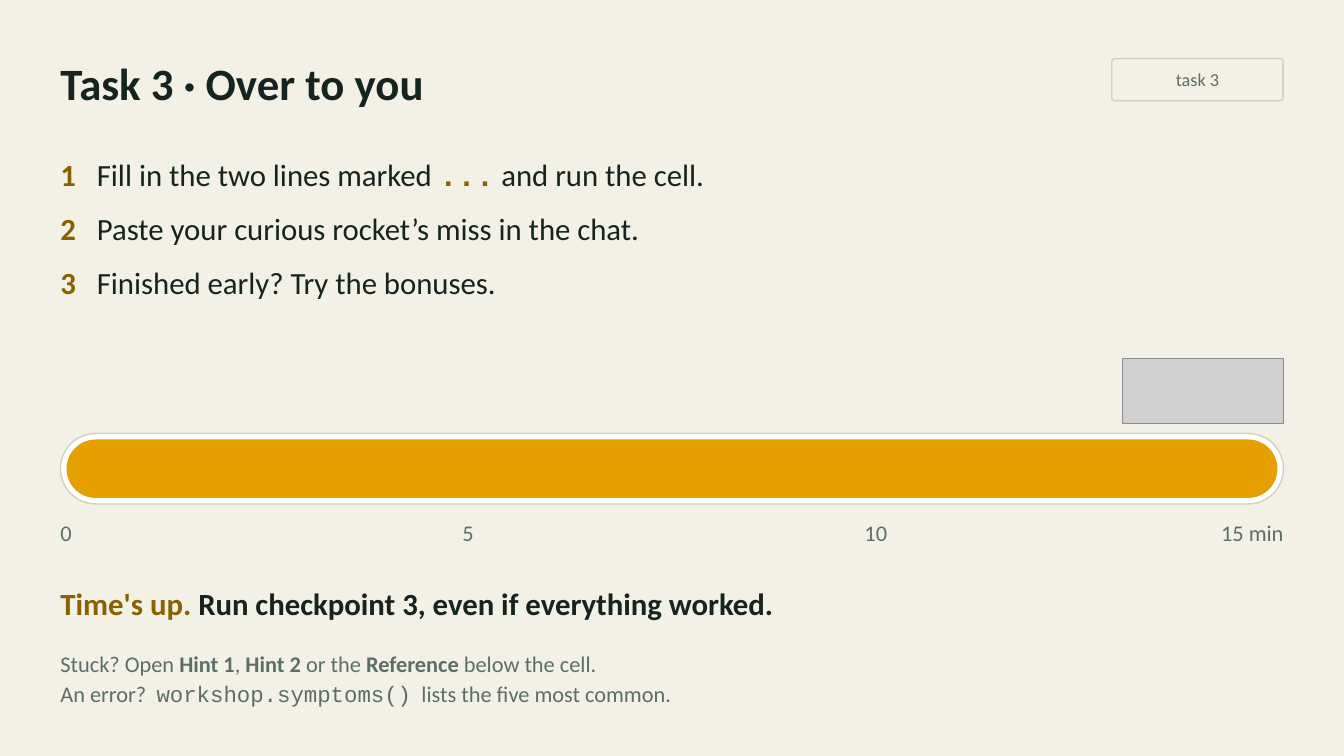
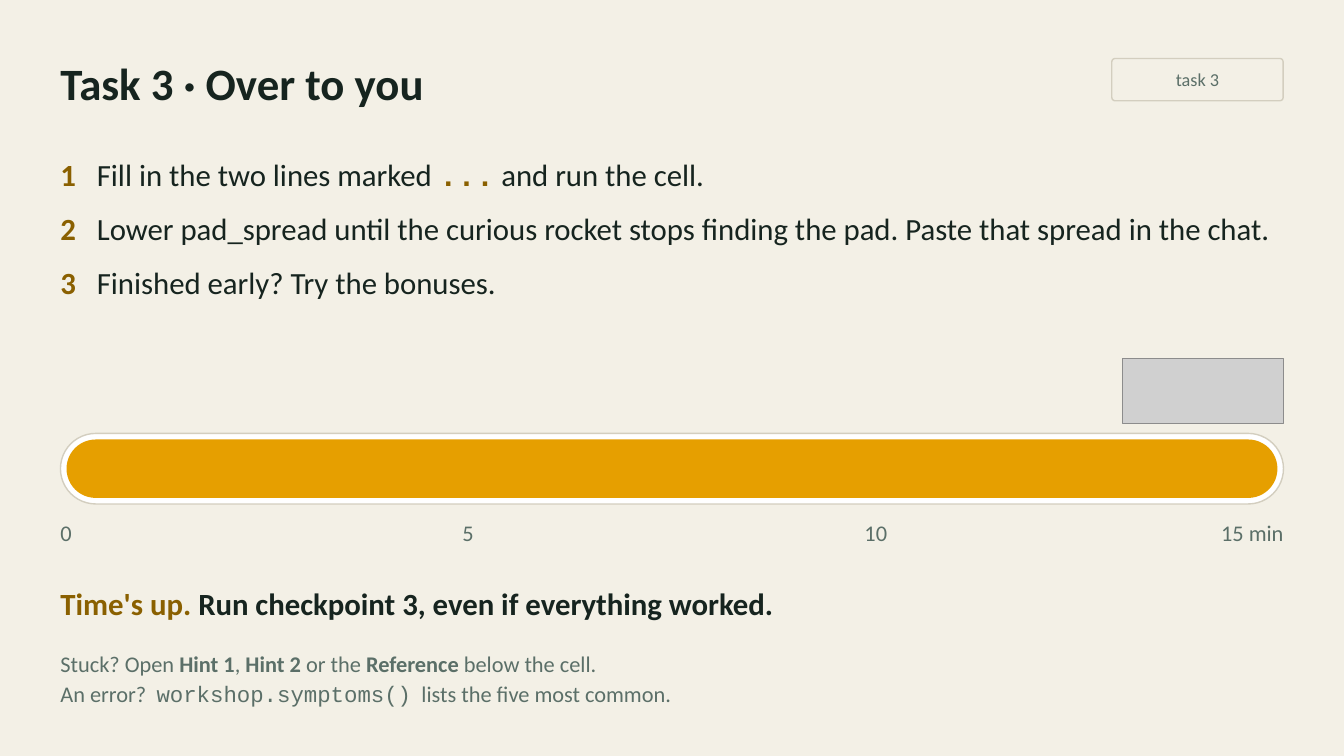
Before and after one commit to inferogenesis/cpomdp-workshop, a slide deck: slide 16 of deck/cpomdp_symposium_2026.pptx. Drawn at 1344x756 pixels with LibreOffice and Linux fonts; fonts in the diff are those of the drawing; grey boxes stand for pictures. Boxes give left, top, right and bottom in pixels: in the first picture for what was removed or moved away, otherwise in the second. Text is boxed around its words. In the diff, an @@ line names an element or a change of style, - is before the commit and + after.

Commit message:
feat: make Task 3's chat number the pad spread where the curious rocket stops finding the pad

```diff
--- a/deck/cpomdp_symposium_2026.pptx
+++ b/deck/cpomdp_symposium_2026.pptx
@@ text at [60, 218, 1270, 246]: text changed @@
-2 Paste your curious rocket’s miss in the chat.
+2 Lower pad_spread until the curious rocket stops finding the pad. Paste that spread in the chat.
```
Also in this commit, not shown: 8 other files.
